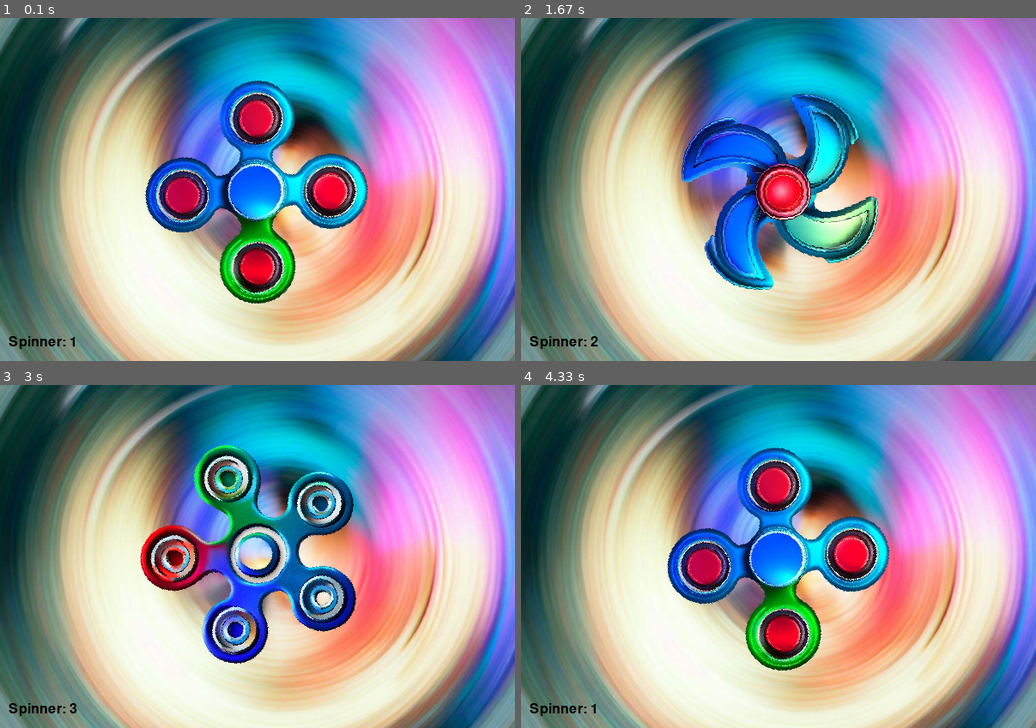
Above: before the commit, frames 1-4 (two rows, left to right).
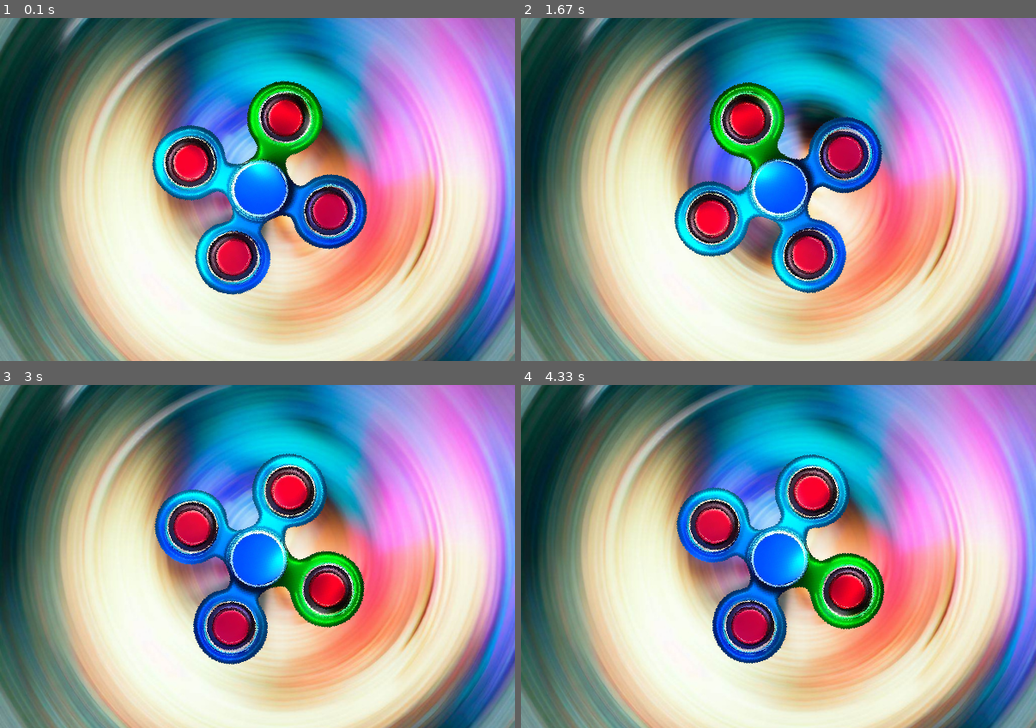
Above: after the commit, the same moments.

Repository: rjrizani/pygame
Game: pygame game, started from main2.py
Two runs of this game, one before a commit and one after it. Both use one fixed random seed, a clock stepped at 60 frames per second and the inputs below.
Inputs (mouse positions are in pixels of both pictures, inside the frame that each line leads up to):
- Up to frame 1 (0.1 s): no input
- Up to frame 2 (1.67 s): click (778, 189) at 0.38 s; click (830, 264) at 0.72 s; click (963, 309) at 1.05 s; click (654, 120) at 1.38 s
- Up to frame 3 (3 s): click (257, 597) at 1.72 s; click (185, 484) at 2.05 s; click (437, 645) at 2.38 s; click (92, 590) at 2.72 s
- Up to frame 4 (4.33 s): click (629, 487) at 3.05 s; click (654, 618) at 3.38 s; click (963, 635) at 3.72 s; click (624, 683) at 4.05 s

The runs differ from the first frame. In frame 1, 17% of the frame differs, in the area x 1-72%, y 18-97%; in frame 2, 17%; in frame 3, 17%; in frame 4, 18%.

Commit message:
updade spinner

Diff:
--- a/main2.py
+++ b/main2.py
@@ -3,54 +3,54 @@
 import math
 from pygame.locals import QUIT, MOUSEBUTTONDOWN
 
-# Initialize Pygame
 pygame.init()
 
-# Set up the window
-window_width, window_height = 600, 400
+window_width, window_height = 600,400
 window = pygame.display.set_mode((window_width, window_height))
-pygame.display.set_caption("Fidget Spinner")
+pygame.display.set_caption("Spinner")
 
-# Colors
-WHITE = (255, 255, 255)
-BLACK = (0, 0, 0)
 
-# Load the background image and resize it to fit the window
+#colors
+WHITE = (255,255,255)
+RED = (255,0,0)
+GREEN = (0,255,0)
+BLUE = (0,0,255)
+BLACK = (0,0,0)
+
 background_image = pygame.image.load("background.png").convert()
 background_image = pygame.transform.scale(background_image, (window_width, window_height))
 
-# Load the spinner images and resize them
-spinner_images = [
+spinner_image= [
     pygame.image.load("fidgetspinner1.png").convert_alpha(),
     pygame.image.load("fidgetspinner2.png").convert_alpha(),
-    pygame.image.load("fidgetspinner3.png").convert_alpha()
+    pygame.image.load("fidgetspinner3.png").convert_alpha(),
 ]
 
-spinner_width, spinner_height = 300, 300  # Desired spinner dimensions
-spinner_images = [pygame.transform.scale(image, (spinner_width, spinner_height)) for image in spinner_images]
+spinner_width, spinner_height = 300,300
+spinner_image = [pygame.transform.scale(image, (spinner_width, spinner_height)) for image in spinner_image]
 
-# Spinner position and rotation
-spinner_x, spinner_y = window_width // 2, window_height // 2
+#position and rotation
+spinner_x = window_width // 2
+spinner_y = window_height // 2
 spinner_rotation = 0
 
-# Spinner speed and index
-spinner_rotation_speed = 0
-current_spinner = 0
+#spinner speed and index
+spinner_rotation_speed = 5
+current_spinner =0
 
-# Font for displaying speed
-font = pygame.font.Font(None, 24)
+#font for display speed
+font = pygame.font.SysFont(None, 48)
 
-
-# Function to change the spinner option
+#function to change spinner option
 def change_spinner():
     global current_spinner
     current_spinner += 1
-    if current_spinner >= len(spinner_images):
+    if current_spinner >= len(spinner_image):
         current_spinner = 0
 
+#game over
+game_over = False
 
-# Game loop
-game_over = False
 
 while not game_over:
     for event in pygame.event.get():
@@ -58,34 +58,20 @@
             pygame.quit()
             sys.exit()
 
-        if event.type == MOUSEBUTTONDOWN:
-            change_spinner()
+    window.blit(background_image, (0,0))
 
-    # Rotate the spinner based on mouse movement
+    #rotate the spinner based on mouse move
     mouse_x, mouse_y = pygame.mouse.get_pos()
     angle = math.atan2(mouse_y - spinner_y, mouse_x - spinner_x)
-    spinner_rotation_speed = math.degrees(angle)  # Convert radians to degrees
+    spinner_rotation_speed = math.degrees(angle)   #convert radians to degrees
 
-    # Rotate the spinner image
+    #rotate the spinner image
     spinner_rotation += spinner_rotation_speed
-    rotated_spinner = pygame.transform.rotate(spinner_images[current_spinner], -spinner_rotation)
-    spinner_rect = rotated_spinner.get_rect(center=(spinner_x, spinner_y))
+    rotate_spinner =pygame.transform.rotate(spinner_image[current_spinner], -spinner_rotation)
+    spinner_rect = rotate_spinner.get_rect(center = (spinner_x, spinner_y))
 
-    # Draw the background image
-    window.blit(background_image, (0, 0))
-
-    # Draw the rotated spinner image on top of the background
-    window.blit(rotated_spinner, spinner_rect)
-
-    # Display the selected spinner number
-    spinner_text = font.render("Spinner: {}".format(current_spinner + 1), True, BLACK)
-    window.blit(spinner_text, (10, window_height - 30))
-
+    window.blit(rotate_spinner, spinner_rect)
     pygame.display.update()
 
-    # Control the game's speed (adjust this value to change the game's speed)
-    pygame.time.delay(30)
-
-# Close the Pygame window and quit
 pygame.quit()
 sys.exit()
